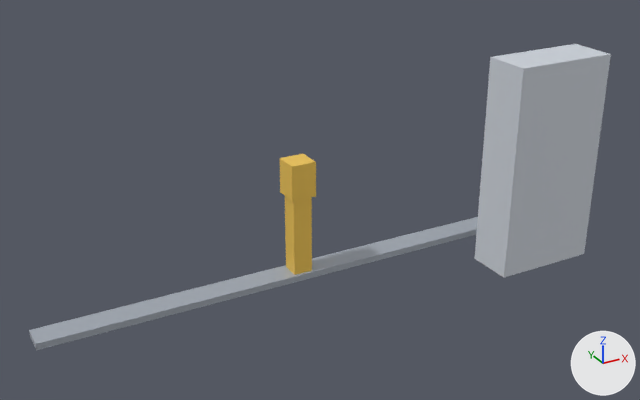
The glTF model otonom/hat3d/modul_R.glb: old version first, new version second.
Rendered twice from a camera (50 mm lens) standing at (-0.73, -6.91, 3.99) and looking at (2.66, -0.75, 0.91). Lighting does not change. The marker at lower right points along +X, +Y and +Z. The older version comes first.

Before the edit, the objects in view are built like this:
```python
me_qr_dolabi = bpy.data.meshes.new('QR_DOLABI')
me_qr_dolabi.from_pydata(...)  # a box spanning x 4.3..5.3, y -1.34..-0.9, z 0.0..2.0
me_qr_dolabi.materials.append(mat_mr_qr_dolabi)  # light grey #ced4dd
me_robot_1 = bpy.data.meshes.new('ROBOT_1')
me_robot_1.from_pydata(...)  # a box spanning x 2.56..2.74, y -0.45..-0.27, z 0.06..0.818
me_robot_1.materials.append(mat_mr_robot_1)  # yellow #face59
me_robot_ray = bpy.data.meshes.new('ROBOT_RAY')
me_robot_ray.from_pydata(...)  # a box spanning x 0.2..5.1, y -0.48..-0.24, z 0.0..0.06
me_robot_ray.materials.append(mat_mr_robot_ray)  # light grey #adb5bf
ob_qr_dolabi = bpy.data.objects.new('QR_DOLABI', me_qr_dolabi)
ob_qr_dolabi.location = (0.0, 0.0, 0.0)
ob_robot_1 = bpy.data.objects.new('ROBOT_1', me_robot_1)
ob_robot_1.location = (0.0, 0.0, 0.0)
ob_robot_ray = bpy.data.objects.new('ROBOT_RAY', me_robot_ray)
ob_robot_ray.location = (0.0, 0.0, 0.0)
# also in view: 'ROBOT_1_KOL' at (2.65, -0.36, 0.98)
```
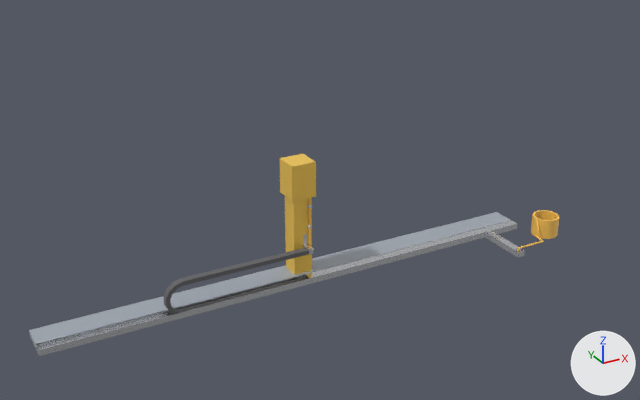
Boxes [x1, y1, x2, y2] around the edits, measured in the pictures (640 x 400 px):
'QR_DOLABI', deleted: before [475, 44, 611, 278]
'ROBOT_ZINCIR_OLUGU__paslanmaz', added: after [36, 220, 517, 356]
'ROBOT_ENERJI_ZINCIRI__zincir', added: after [163, 248, 309, 314]
'ROBOT_KABLOSU__kablo', added: after [309, 199, 559, 252]
'ZEMIN_KANALI__paslanmaz', added: after [485, 234, 525, 258]
'ROBOT_ENERJI_ZINCIRI__celik', added: after [303, 234, 313, 279]

Patch to the scene script:
```diff
--- a/otonom/hat3d/modul_R.glb.py
+++ b/otonom/hat3d/modul_R.glb.py
@@ ob_qr_dolabi @@
-ob_qr_dolabi = bpy.data.objects.new('QR_DOLABI', me_qr_dolabi)
@@ ob_zemin_kanali__paslanmaz @@
+ob_zemin_kanali__paslanmaz = bpy.data.objects.new('ZEMIN_KANALI__paslanmaz', me_zemin_kanali__paslanmaz)  # 100 vertices, 210 faces; spans x 4.76..4.84, y -1.0..-0.49, z -0.06..0.0; in mat_mr_zemin_kanali__paslanmaz (white #e7eaed)
+ob_zemin_kanali__paslanmaz.location = (0.0, 0.0, 0.0)
@@ ob_robot_kablosu__kablo @@
+ob_robot_kablosu__kablo = bpy.data.objects.new('ROBOT_KABLOSU__kablo', me_robot_kablosu__kablo)  # 2872 vertices, 5474 faces; spans x 1.29..5.38, y -0.99..-0.46, z -0.06..0.8; in mat_mr_robot_kablosu__kablo (orange #f9c459)
+ob_robot_kablosu__kablo.location = (0.0, 0.0, 0.0)
@@ ob_robot_enerji_zinciri__zincir @@
+ob_robot_enerji_zinciri__zincir = bpy.data.objects.new('ROBOT_ENERJI_ZINCIRI__zincir', me_robot_enerji_zinciri__zincir)  # 80 vertices, 160 faces; spans x 1.282..2.65, y -0.562..-0.498, z 0.002..0.342; in mat_mr_robot_enerji_zinciri__zincir (dark grey #616165)
+ob_robot_enerji_zinciri__zincir.location = (0.0, 0.0, 0.0)
@@ ob_robot_enerji_zinciri__celik @@
+ob_robot_enerji_zinciri__celik = bpy.data.objects.new('ROBOT_ENERJI_ZINCIRI__celik', me_robot_enerji_zinciri__celik)  # 80 vertices, 160 faces; spans x 2.65..2.69, y -0.57..-0.45, z 0.002..0.45; in mat_mr_robot_enerji_zinciri__celik (white #e5e7eb)
+ob_robot_enerji_zinciri__celik.location = (0.0, 0.0, 0.0)
@@ ob_robot_zincir_olugu__paslanmaz @@
+ob_robot_zincir_olugu__paslanmaz = bpy.data.objects.new('ROBOT_ZINCIR_OLUGU__paslanmaz', me_robot_zincir_olugu__paslanmaz)  # 58 vertices, 116 faces; spans x 0.2..5.1, y -0.58..-0.48, z 0.0..0.06; in mat_mr_robot_zincir_olugu__paslanmaz (white #e7eaed)
+ob_robot_zincir_olugu__paslanmaz.location = (0.0, 0.0, 0.0)
```
